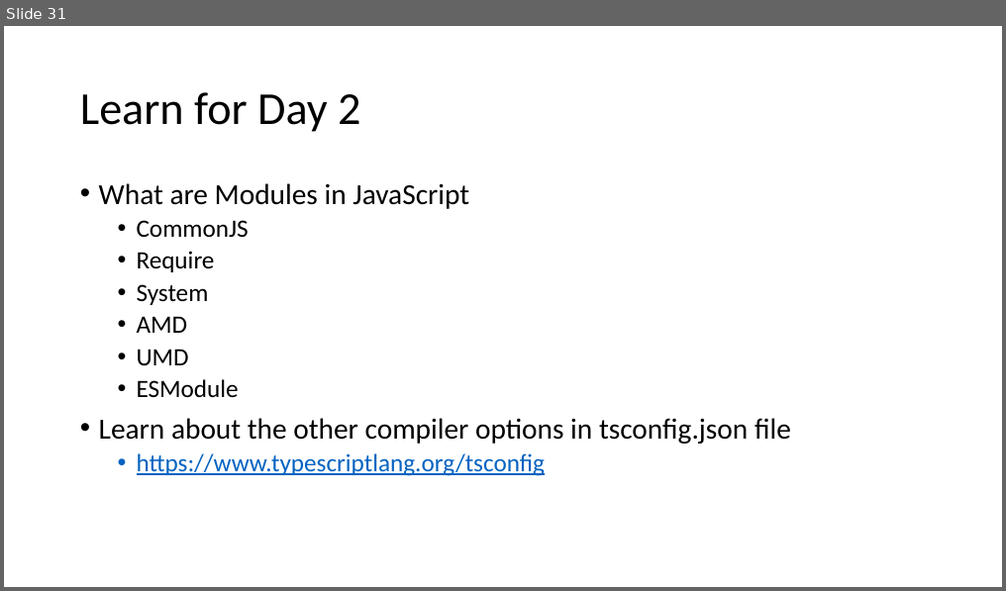
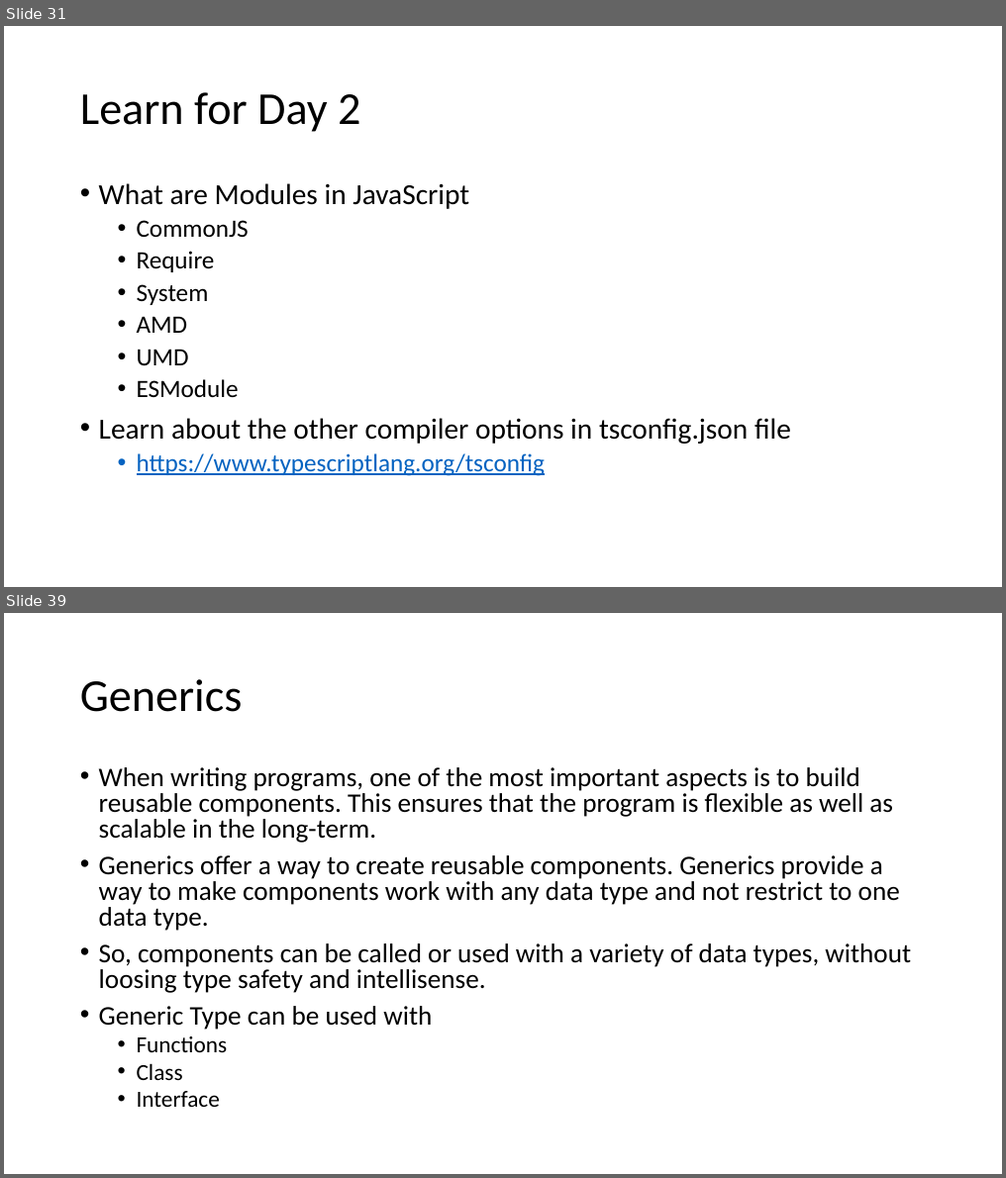
Before and after one commit to manishvbn/TypeScript_Jun22, a slide deck: Notes/TypeScript.pptx. Shown one above the other, each under a label of ours: slide 31 before the commit, slides 31 and 39 after it; the slides between them are not shown. The pictures are 1006x591 and 1006x1178 pixels, drawn with LibreOffice and Linux fonts; fonts in the diff are those of the drawing. Boxes give left, top, right and bottom in pixels: in the first picture for what was removed or moved away, otherwise in the second. Text is boxed around its words. In the diff, an @@ line names an element or a change of style, - is before the commit and + after.

```diff
--- a/Notes/TypeScript.pptx
+++ b/Notes/TypeScript.pptx
@@ slide 39 added at <box>4,613,1002,1174</box>, background #FFFFFF @@
@@ title added at <box>80,679,242,712</box>, 44 pt, text #000000 @@
+Generics
@@ text added at <box>99,767,911,1107</box>, 25.9 pt, text #000000 @@
+• When writing programs, one of the most important aspects is to build reusable components. This ensures that the program is flexible as well as scalable in the long-term.
+• Generics offer a way to create reusable components. Generics provide a way to make components work with any data type and not restrict to one data type.
+• So, components can be called or used with a variety of data types, without loosing type safety and intellisense.
+• Generic Type can be used with
+  • Functions
+  • Class
+  • Interface
```
Also in this commit, not shown: 22 other slides added.
